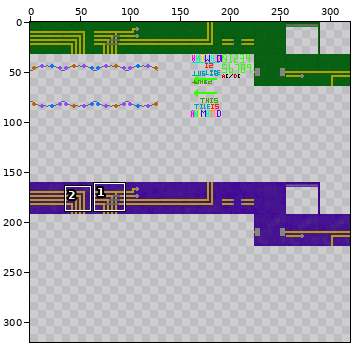
Two states of a sprite sheet, src/tiles/gaffa_lobby_textures.png. The picture above shows the old version from afar; the outline marks the close-up.
Close-up. Old version:
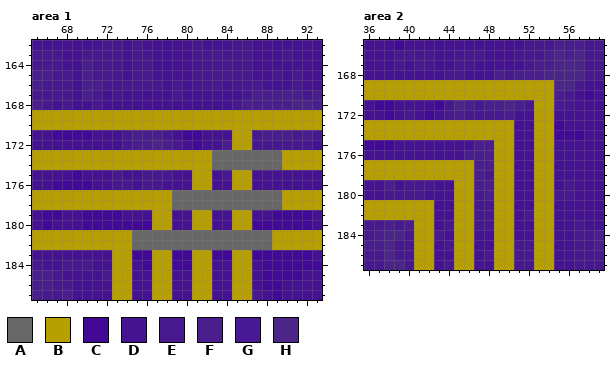
The file is 320x320 pixels. Pixels under 10% opacity are left out. Colours within 5 levels of each other are drawn and written as one. Shown: area 1: x 65..93, y 162..187; area 2: x 36..59, y 165..187. The commit also changed other parts of the picture, which this record leaves out.
Palette (. is transparent): A #676767  B #b89f00  C #410996  D #451292  E #47188e  F #4a1e8d  G #491894  H #4c2589
Pixels before, area 1, first column x 65:
162 DDDDDDDEEDEDDDDDEDDDEEDDDDDDD
163 EEEDDEEEEDEEDDDDEEEEEEDDDEDDD
164 EEEDDFEEEDEEDDDDEEEEEEDDDDDDD
165 FFEEDFEEEDEEDDDDEEEEEEDDEDEDD
166 FEEEDFFEEEEEEDEDEEEDEEEDDDEDD
167 EEEEDFEDEDDDDDEDDDDDDEFFFFFEF
168 FEDEDDEDDDDDDDDDDDDDEFFFFFHHF
169 BBBBBBBBBBBBBBBBBBBBBBBBBBBBB
170 BBBBBBBBBBBBBBBBBBBBBBBBBBBBB
171 DDCCCCDDDEFFFEDCCDDDBBEFFFEFE
172 DDDDDDDDDEFFHFEDCDDFBBEEEEEED
173 BBBBBBBBBBBBBBBBBBAAAAAAABBBB
174 BBBBBBBBBBBBBBBBBBAAAAAAABBBB
175 DDDDCDDDEDDEEEDDBBDEBBDDDDDDD
176 DDCCCCDDEEDEEDDDBBDDBBDDDDDDD
177 BBBBBBBBBBBBBBAAAAAAAAAAABBBB
178 BBBBBBBBBBBBBBAAAAAAAAAAABBBB
179 DCCDDCCCCDDDBBDDBBDDBBDDCCCCD
180 DCDDDCCCCCCCBBDDBBDDBBCCCCCCD
181 BBBBBBBBBBAAAAAAAAAAAAAABBBBB
182 BBBBBBBBBBAAAAAAAAAAAAAABBBBB
183 DDDDDDDDBBCCBBCCBBCCBBCCCCCCD
184 EDDEEEDDBBDCBBCCBBDDBBDCCCCCC
185 FFEDDDDEBBDDBBDDBBDDBBDCCCCDD
186 FFEEDDDDBBDDBBDDBBDDBBDCCDDDD
187 FEEFDDDDBBDDBBDDBBDDBBEDCDDDD
Pixels before, area 2, first column x 36:
165 DDDCDDDDDDDDDDDDEEEFFFEE
166 DDDEEEEDDEEEDDDEEEFHFHEE
167 DDDEDEEDDEEDDDDDEFFHHHEE
168 DDDDDDDDEEDDDFEFFFHHHHEE
169 BBBBBBBBBBBBBBBBBBBHHEDD
170 BBBBBBBBBBBBBBBBBBBFEDCD
171 DCCDDDDCEHFEFFHFEBBGEDDD
172 DDCDEDCDEFEEEEFDDBBDDDDD
173 BBBBBBBBBBBBBBBDDBBCDDDD
174 BBBBBBBBBBBBBBBDDBBCCCDD
175 CCCDDDDDDDDFFBBDDBBDDDDD
176 DDDDDDDDDDFFFBBDDBBDDDDD
177 BBBBBBBBBBBFFBBDDBBDDDDD
178 BBBBBBBBBBBFEBBDDBBDDDDD
179 DDFDEEEDDBBFFBBDDBBDEDDD
180 DDEEEEDDDBBEFBBDDBBEEDDD
181 BBBBBBBDDBBEEBBDDBBDDDDD
182 BBBBBBBDDBBEEBBDEBBDDDDD
183 EEFEFBBDEBBEEBBDDBBDDEDD
184 EFHHEBBEDBBDDBBDDBBDDEEF
185 FFHEEBBDEBBDDBBEEBBDDEEF
186 EEHEEBBDDBBDEBBEEBBDDEEE
187 EEHHEBBDEBBDDBBEEBBDDEEE
The same view after the edit:
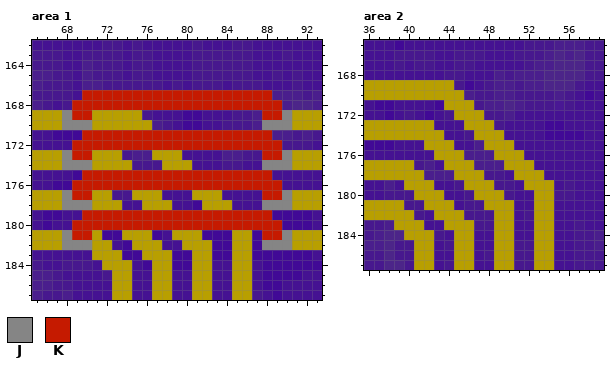
Colours new in this view: J #858585  K #c51a00
The edit:
Changed rows in their new state; - is an unchanged pixel.
Area 1:
first column x 68:
167 --KKKKKKKKKKKKKKKKKKK--
168 -KKKKKKKKKKKKKKKKKKKKK-
169 JKK-----EDDDCCDDDEEFKKJ
170 JJJ------FEDCCDDEEEFJJJ
171 --KKKKKKKKKKKKKKKKKKK--
172 -KKKKKKKKKKKKKKKKKKKKK-
173 JKK---EFF---DDDDFFEEKKJ
174 JJJ----EEE---DDDEEDDJJJ
175 --KKKKKKKKKKKKKKKKKKK--
176 -KKKKKKKKKKKKKKKKKKKKK-
177 JKK--EE---DDDBBBDDDDKKJ
178 JJJ---DD---DDCBBBDDDJJJ
179 --KKKKKKKKKKKKKKKKKKK--
180 -KKKKKKKKKKKKKKKKKKKKK-
181 JKK-CC-BBCDBBBCCCBBCKKJ
182 JJJ--DCBBBDDBBBCCBBCJJJ
183 ---BB-C-B--------------
184 ----B------------------
Area 2:
first column x 39:
169 ------ECDEFFEFFH
170 -------FEEFFEEEE
171 -----BBB------EE
172 ------BBB-----DD
173 ----DDD---ED--DC
174 -----DDE---D--DC
175 ---BBB---B----DD
176 ----BBB-----B-DD
177 --EFD-----F-BBDD
178 ---FFF--B-EDBB-D
179 -BBB--E-BBEE-B--
180 --BBB-DEBB-E----
181 -EE-BBDE-B------
182 --EDBB-E--------
183 BB-D-B----------
184 -B--------------
